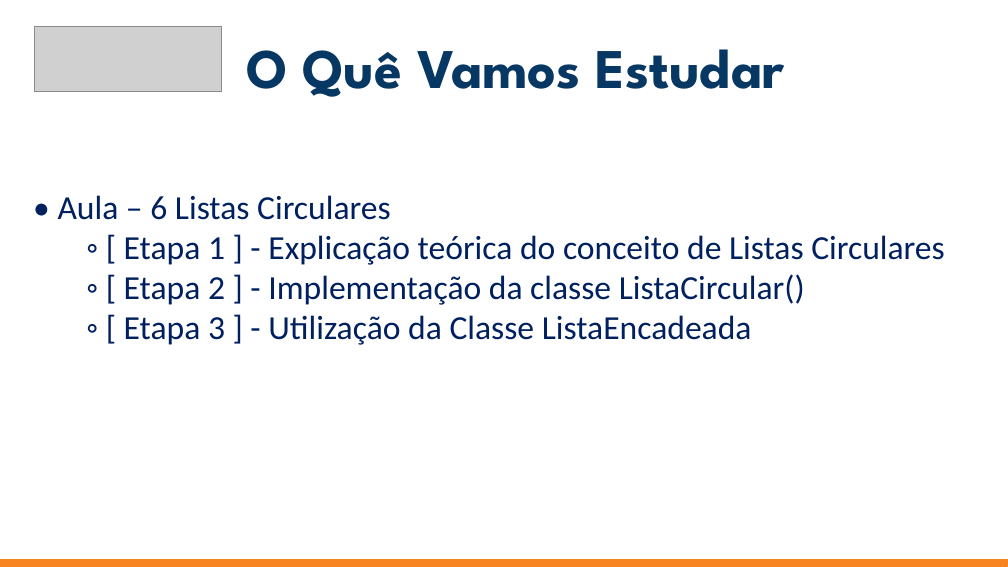
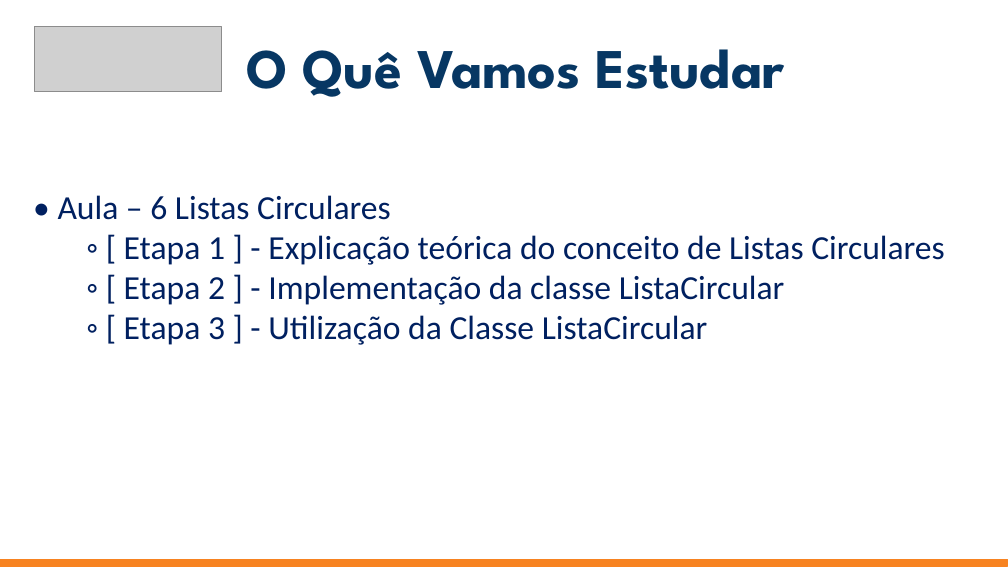
Before and after one commit to jrdutra/estruturaDeDadosJavaDio, a slide deck: slide 16 of apresentacoes/Aula1/Etapa1-Apresentacao/Etapa1.pptx. Drawn at 1008x567 pixels with LibreOffice and Linux fonts; fonts in the diff are those of the drawing; grey boxes stand for pictures. Boxes give left, top, right and bottom in pixels: in the first picture for what was removed or moved away, otherwise in the second. Text is boxed around its words. In the diff, an @@ line names an element or a change of style, - is before the commit and + after.

Commit message:
Correção etapa 5 aula 1

```diff
--- a/apresentacoes/Aula1/Etapa1-Apresentacao/Etapa1.pptx
+++ b/apresentacoes/Aula1/Etapa1-Apresentacao/Etapa1.pptx
@@ text at [124, 275, 785, 345]: text changed @@
-◦ [ Etapa 2 ] - Implementação da classe ListaCircular()
-◦ [ Etapa 3 ] - Utilização da Classe ListaEncadeada
+◦ [ Etapa 2 ] - Implementação da classe ListaCircular
+◦ [ Etapa 3 ] - Utilização da Classe ListaCircular
```
Also in this commit, not shown: 8 other slides changed, 14 other files.
